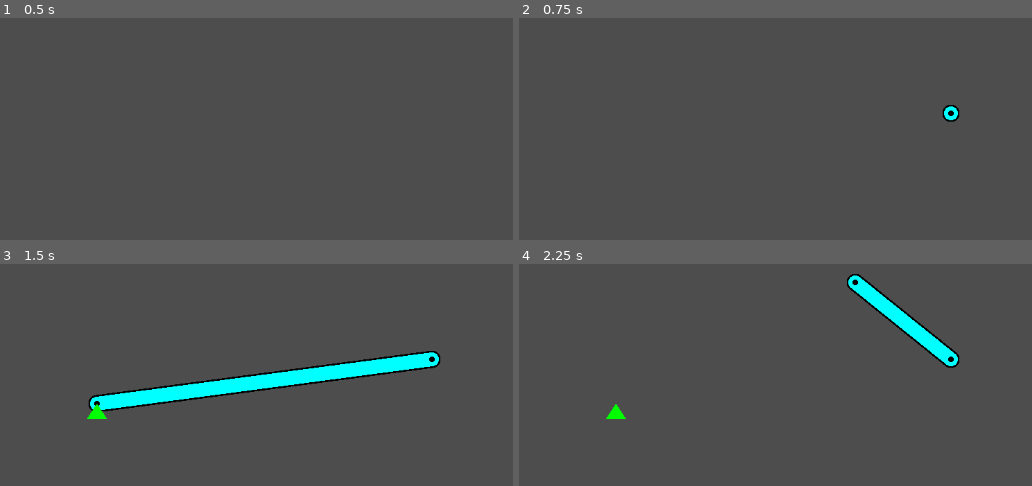
Above: before the commit, frames 1-4 (two rows, left to right).
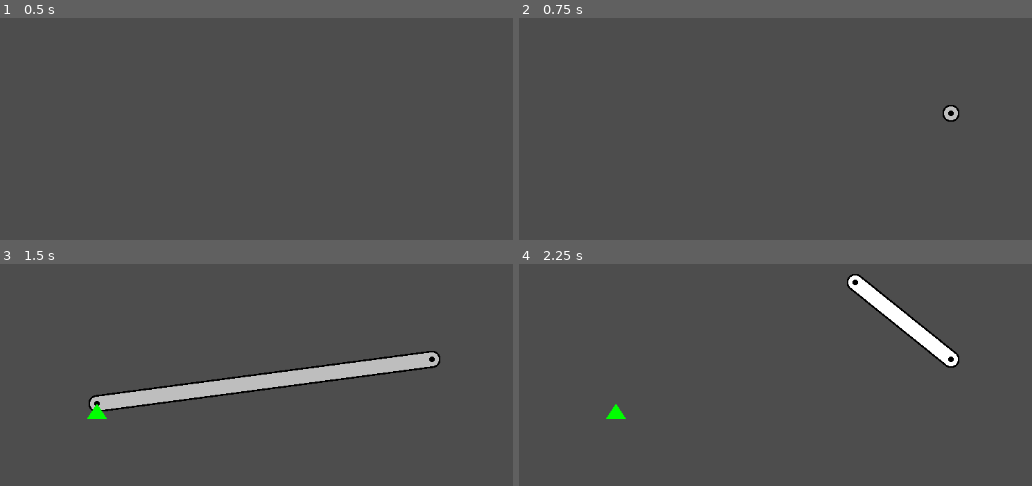
Above: after the commit, the same moments.

Repository: MDGSpace-SOC-D-2025/The-Torque-Awakens
Game: Godot game, scene res://scenes/trussdraw.tscn
Two runs of this game, one before a commit and one after it. Both use one fixed random seed, a clock stepped at 60 frames per second and the inputs below.
Inputs (mouse positions are in pixels of both pictures, inside the frame that each line leads up to):
- Up to frame 1 (0.5 s): no input
- Up to frame 2 (0.75 s): tap Enter at 0.5, 0.6 s; move the mouse to (949, 113) at 0.52 s; click (949, 113) at 0.67 s
- Up to frame 3 (1.5 s): tap Space at 1.25 s; move the mouse to (97, 403) at 1.27 s; hold S from 1.28 s (still down); tap Enter at 1.35 s; click (97, 403) at 1.42 s
- Up to frame 4 (2.25 s): tap Enter at 2 s; move the mouse to (857, 281) at 2.02 s; release S at 2.03 s; tap M at 2.1 s; click (857, 281) at 2.17 s

Frame 1 is identical in both runs. In frame 2, 0.1% of the frame differs, in the area x 82-86%, y 39-47%; in frame 3, 4.4%, in the area x 17-86%, y 39-66%; in frame 4, 1.7%.

Commit message:
feat: Stress Viz added

Diff:
--- a/scenes/trussdraw.tscn
+++ b/scenes/trussdraw.tscn
@@ -4,4 +4,3 @@
 
 [node name="Truss" type="Node2D"]
 script = ExtResource("1_dwam6")
-line_color = Color(0, 1, 1, 1)
--- a/scripts/trussdraw.gd
+++ b/scripts/trussdraw.gd
@@ -46,7 +46,7 @@
 		if event.keycode == KEY_F:
 			current_mode = Mode.ADD_FORCES
 		if event.keycode == KEY_ENTER:
-			pass
+			solve_truss()
 
 	match current_mode:
 		Mode.DRAW_MEMBERS:
@@ -56,18 +56,21 @@
 		Mode.ADD_FORCES:
 			handle_force_logic(event)
 		Mode.SOLVED:
-			pass
-
-func draw_truss(p1: Vector2, p2: Vector2):
+			if event is InputEventMouseButton and event.pressed:
+				current_mode = Mode.DRAW_MEMBERS
+				member_forces.clear()
+				queue_redraw()
+
+func draw_truss(p1: Vector2, p2: Vector2, truss_color: Color):
 	var total_width = line_thickness + line_width
 	var border_radius = total_width/2
 	var truss_radius = line_width/2
 	draw_line(p1, p2, border_color,total_width)
 	draw_circle(p1,border_radius, border_color)
 	draw_circle(p2,border_radius, border_color)
-	draw_line(p1, p2, line_color,line_width)
-	draw_circle(p1,truss_radius, line_color)
-	draw_circle(p2,truss_radius, line_color)
+	draw_line(p1, p2, truss_color,line_width)
+	draw_circle(p1,truss_radius, truss_color)
+	draw_circle(p2,truss_radius, truss_color)
 	draw_circle(p1,4, border_color)
 	draw_circle(p2,4, border_color)
 
@@ -121,7 +124,16 @@
 
 func _draw() -> void:
 	for member in line_data:
-		draw_truss(member.start,member.end)
+		var m_color = line_color
+		if current_mode == Mode.SOLVED and member_forces.has(member):
+			var force =member_forces[member]
+			if force > 0.1:
+				m_color = Color.CYAN
+			elif force < 0.1:
+				m_color = Color.TOMATO
+			else:
+				m_color = Color.DARK_GRAY
+		draw_truss(member.start,member.end, m_color)
 
 	for node in node_loads:
 		var vec = node_loads[node]
@@ -131,7 +143,7 @@
 		var mouse_pos = best_pos(get_viewport().get_mouse_position())
 		if Input.is_key_pressed(KEY_SHIFT):
 			mouse_pos = apply_shift_lock(start_point, mouse_pos)
-		draw_truss(start_point, mouse_pos)
+		draw_truss(start_point, mouse_pos, Color.GRAY)
 
 	if is_drawing_forces:
 		var preview_mouse = best_pos(get_viewport().get_mouse_position())
@@ -243,6 +255,72 @@
 		elif event.button_index == MOUSE_BUTTON_RIGHT and event.pressed:
 			if event.position.distance_to(snapped_node) < snap_radius:
 				node_loads.erase(snapped_node)
+	queue_redraw()
+
+
+func solve_truss():
+	var nodes = get_unique_nodes()
+	var num_nodes = nodes.size()
+	var member_count = line_data.size()
+	var system_size = num_nodes*2
+	var A = []
+	for i in range(system_size):
+		var row = []
+		row.resize(system_size)
+		row.fill(0.0)
+		A.append(row)
+	var B = []
+	B.resize(system_size)
+	B.fill(0.0)
+	for m_idx in range(member_count):
+		var member = line_data[m_idx]
+		var diff = member.end - member.start
+		var length = diff.length()
+		var unit = diff/length
+		var n1_dx = nodes.find(member.start)
+		var n2_dx = nodes.find(member.end)
+
+		A[n1_dx *2][m_idx] = unit.x
+		A[n1_dx *2 +1][m_idx] = unit.y
+
+		A[n2_dx *2][m_idx] = -unit.x
+		A[n2_dx*2 + 1][m_idx] = -unit.y
+
+	var reaction_col = member_count
+	for node_pos in node_supports:
+		var n_idx = nodes.find(node_pos)
+		var type = node_supports[node_pos]
+		match type:
+			SupportType.PIN_X, SupportType.PIN_X_NEG, SupportType.PIN_Y, SupportType.PIN_Y_NEG:
+				if reaction_col < system_size:
+					A[n_idx*2][reaction_col] = 1.0
+					reaction_col += 1
+				if reaction_col < system_size:
+					A[n_idx*2 + 1][reaction_col] = 1.0
+					reaction_col += 1
+			SupportType.ROLLER_X, SupportType.ROLLER_X_NEG:
+				if reaction_col < system_size:
+					A[n_idx*2 + 1][reaction_col] = 1.0
+					reaction_col +=1
+			SupportType.ROLLER_Y, SupportType.ROLLER_Y_NEG:
+				if reaction_col < system_size:
+					A[n_idx*2][reaction_col] = 1.0
+					reaction_col +=1
+	for node_pos in node_loads:
+		var n_idx = nodes.find(node_pos)
+		if n_idx != -1:
+			var force = node_loads[node_pos]
+			B[n_idx*2 +1] = -force.x
+			B[n_idx*2] = -force.y
+	var results = solve_system(A,B)
+	if results:
+		member_forces.clear()
+		for i in range(member_count):
+			member_forces[line_data[i]] = results[i]
+			current_mode = Mode.SOLVED
+			print("Truss System is solved!")
+	else:
+		print("Some Error Occured")
 	queue_redraw()
 
 func draw_support_icon(pos: Vector2, type: SupportType):
